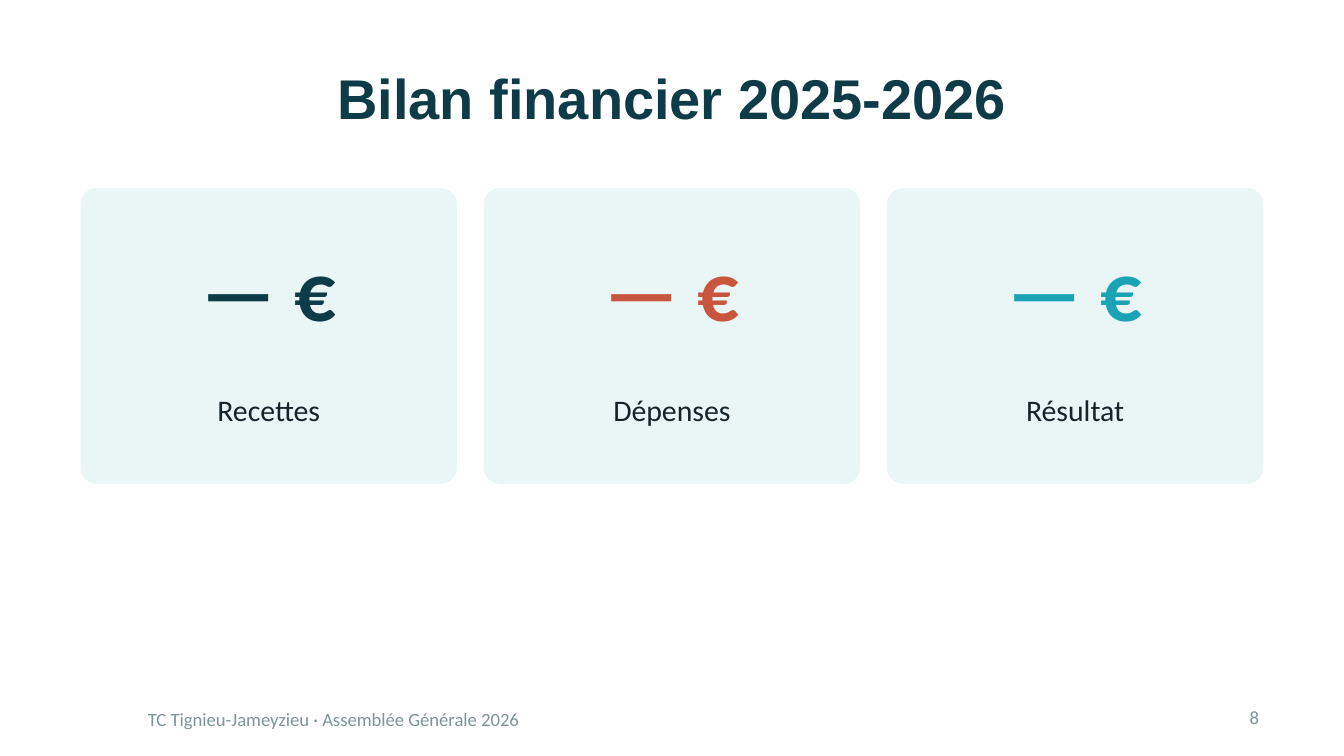
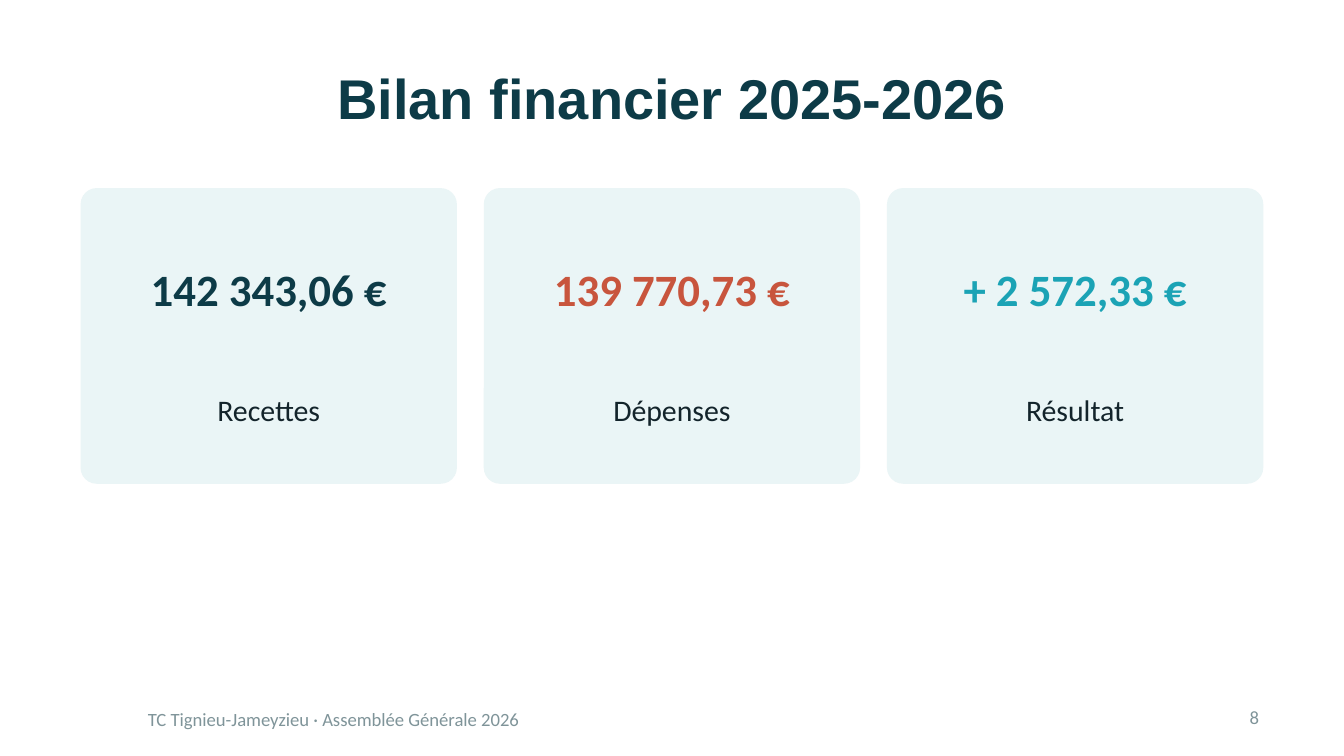
Before and after one commit to oliviergoetz/icsEditor, a slide deck: slide 8 of Doc/AG/20261107_AG TCTJ 2026.pptx. Drawn at 1344x756 pixels with LibreOffice and Linux fonts; fonts in the diff are those of the drawing; background and template pictures are left out. Boxes give left, top, right and bottom in pixels: in the first picture for what was removed or moved away, otherwise in the second. Text is boxed around its words. In the diff, an @@ line names an element or a change of style, - is before the commit and + after.

```diff
--- a/Doc/AG/20261107_AG TCTJ 2026.pptx
+++ b/Doc/AG/20261107_AG TCTJ 2026.pptx
@@ text at [151, 275, 354, 312]: text changed; size 44 to 24 pt @@
-— €
+142 343,06 €
@@ text at [554, 276, 757, 312]: text changed; size 44 to 24 pt @@
-— €
+139 770,73 €
@@ text at [996, 276, 1154, 312]: text changed; size 44 to 24 pt @@
-— €
++ 2 572,33 €
```
Also in this commit, not shown: 4 other slides changed.
